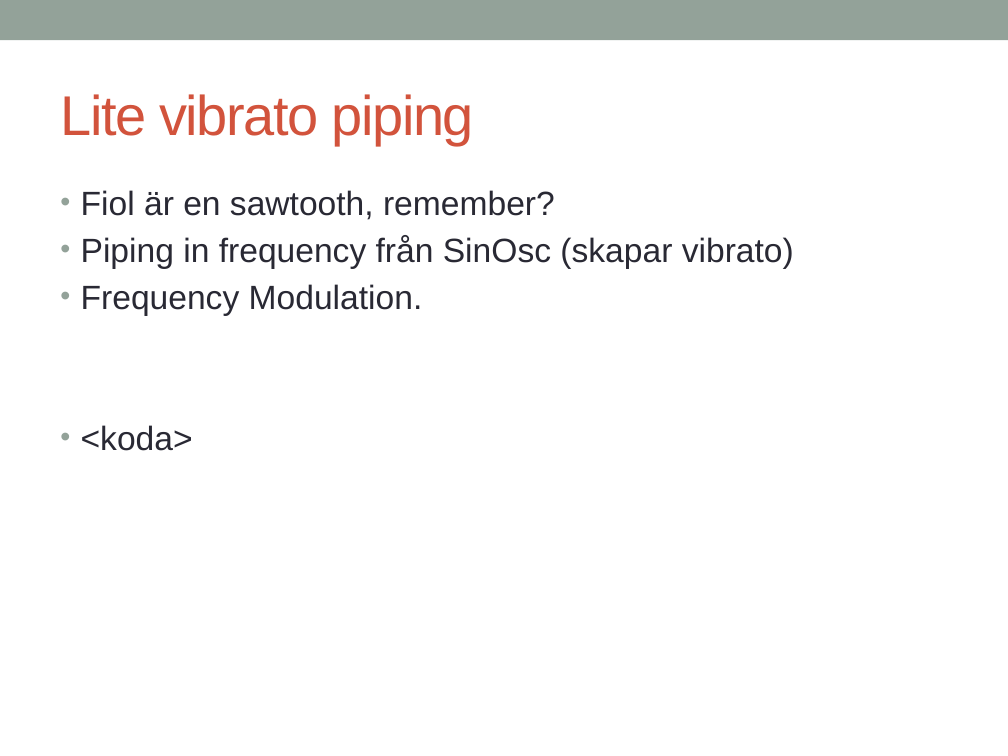
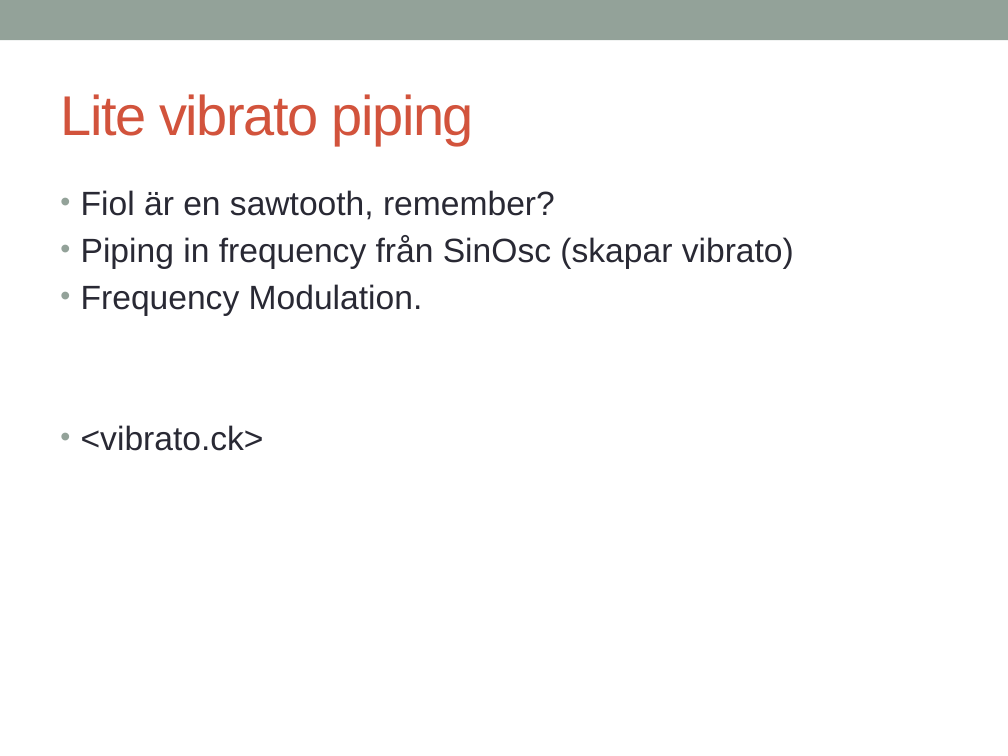
Before and after one commit to melke/makinmusic, a slide deck: slide 7 of chuck.pptx. Drawn at 1008x756 pixels with LibreOffice and Linux fonts; fonts in the diff are those of the drawing. Boxes give left, top, right and bottom in pixels: in the first picture for what was removed or moved away, otherwise in the second. Text is boxed around its words. In the diff, an @@ line names an element or a change of style, - is before the commit and + after.

```diff
--- a/chuck.pptx
+++ b/chuck.pptx
@@ text at <box>81,425,264,451</box>: text changed @@
-• <koda>
+• <vibrato.ck>
```
Also in this commit, not shown: 10 other slides changed, 3 slides added, 4 slides removed, 9 other files.
